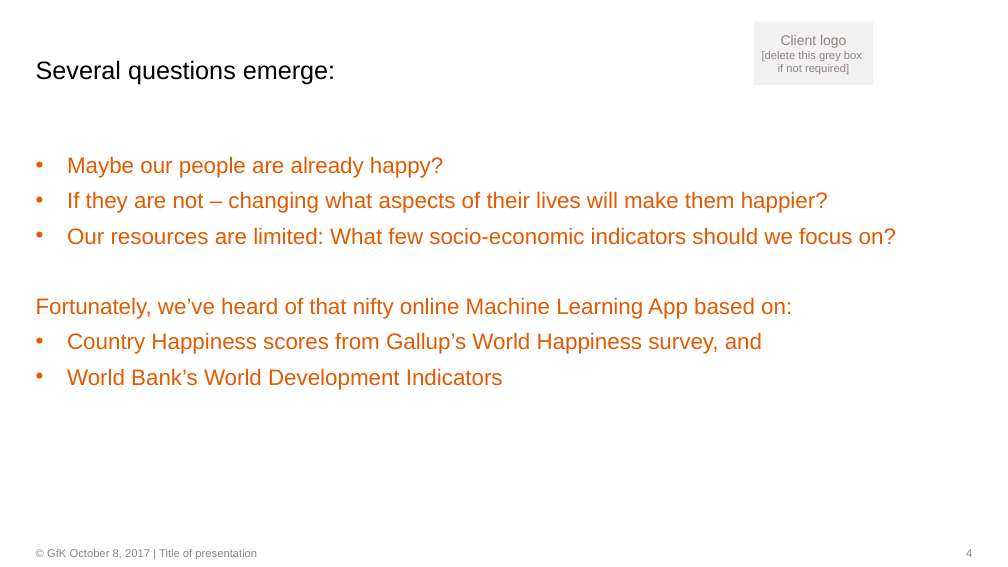
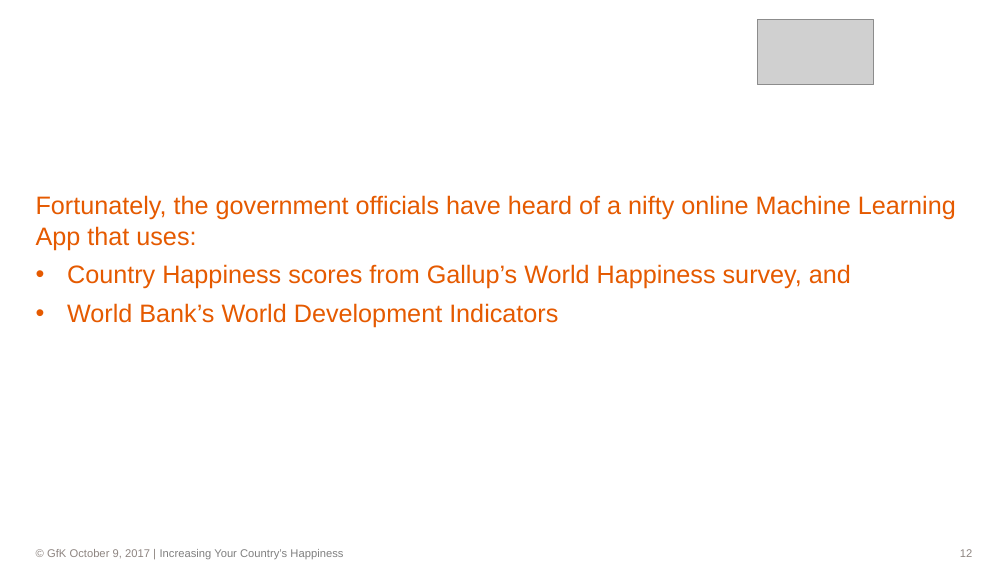
Before and after one commit to dl7631/Predict_World_Happiness, a slide deck: slide 12 of World Happiness.pptx (slide 4 before the commit). Drawn at 1008x567 pixels with LibreOffice and Linux fonts; fonts in the diff are those of the drawing; grey boxes stand for pictures; background and template pictures are left out. Boxes give left, top, right and bottom in pixels: in the first picture for what was removed or moved away, otherwise in the second. Text is boxed around its words. In the diff, an @@ line names an element or a change of style, - is before the commit and + after.

Commit message:
On Monday, October 9

```diff
--- a/World Happiness.pptx
+++ b/World Happiness.pptx
@@ rectangle removed at (x1=754, y1=21, x2=873, y2=85) @@
-Client logo
-[delete this grey box
-if not required]
@@ picture added at (x1=757, y1=20, x2=874, y2=85) @@
@@ title removed at (x1=36, y1=60, x2=335, y2=85) @@
-Several questions emerge:
@@ text at (x1=36, y1=195, x2=956, y2=250): text changed; size 16 to 18 pt @@
-• Maybe our people are already happy?
-• If they are not – changing what aspects of their lives will make them happier?
-• Our resources are limited: What few socio-economic indicators should we focus on?
-Fortunately, we’ve heard of that nifty online Machine Learning App based on:
+Fortunately, the government officials have heard of a nifty online Machine Learning App that uses:
@@ text at (x1=67, y1=264, x2=851, y2=328): size 16 to 18 pt in "Country Happiness scores from Gallup’s World Happiness ...", "World Bank’s World Development Indicators" @@
@@ text at (x1=47, y1=549, x2=343, y2=559): text changed; text colour #8E8581 to #808080 @@
-                © GfK October 8, 2017 | Title of presentation
+                © GfK October 9, 2017 | Increasing Your Country’s Happiness
@@ page number at (x1=960, y1=549, x2=972, y2=557): text changed @@
-4
+12
```
Also in this commit, not shown: 20 other slides changed, 3 slides added, 14 slides removed, 5 other files.
